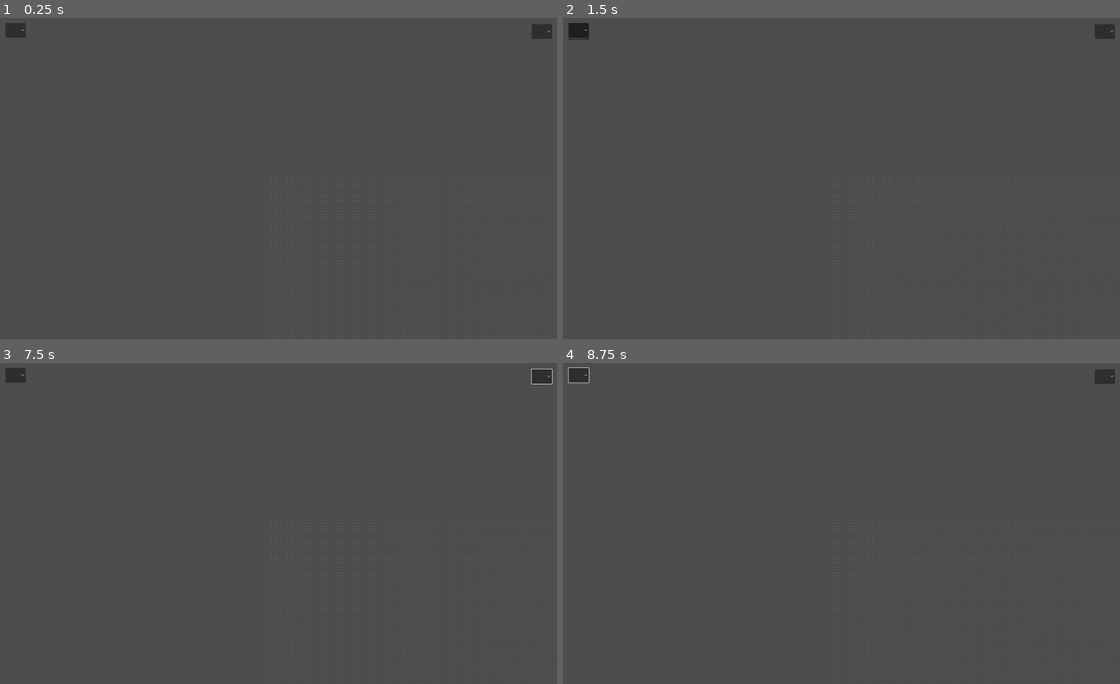
Above: before the commit, frames 1-4 (two rows, left to right).
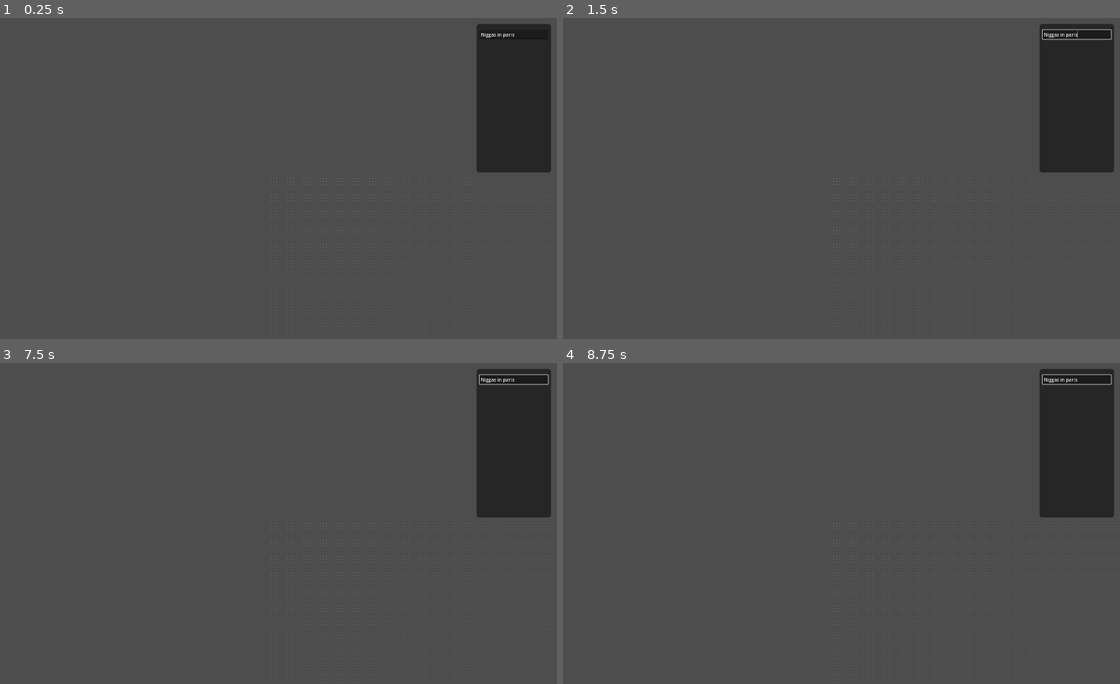
Above: after the commit, the same moments.

Repository: kankern69-max/game-godot
Game: Godot game, scene res://game.tscn
The game is run twice, just before and just after one commit, with the same random seed, the same clock (stepped at 60 frames per second) and the same inputs.
Inputs (mouse positions are in pixels of both pictures, inside the frame that each line leads up to):
- Up to frame 1 (0.25 s): no input
- Up to frame 2 (1.5 s): click (1103, 30) at 0.52 s; click (579, 30) at 1.27 s
- Up to frame 3 (7.5 s): tap Enter at 2, 3.5, 5 s; move the mouse to (395, 507) at 2.02 s; hold Right 2.03-2.78 s; tap Alt every 1.5 s from 2.1 to 6.6 s; click (395, 507) at 2.17 s; tap Space at 2.75, 4.25, 5.75 s; move the mouse to (155, 539) at 2.77 s; hold Down 2.78-3.53 s; tap Shift every 1.5 s from 2.85 to 7.35 s; move the mouse to (328, 452) at 3.52 s; hold Right 3.53-4.28 s; move the mouse to (245, 587) at 4.27 s; hold Up 4.28-5.03 s; click (245, 587) at 4.42 s; move the mouse to (440, 571) at 5.02 s; hold Left 5.03-6.53 s; move the mouse to (100, 475) at 5.77 s; move the mouse to (300, 523) at 6.52 s; hold Down 6.53-7.28 s; click (300, 523) at 6.67 s; move the mouse to (183, 443) at 7.27 s; hold Right from 7.28 s (still down)
- Up to frame 4 (8.75 s): move the mouse to (958, 507) at 8.02 s; release Right at 8.03 s; hold Up from 8.03 s (still down); tap Alt at 8.1 s

The runs differ from the first frame. In frame 1, 6.2% of the frame differs, in the area x 1-100%, y 1-49%; in frame 2, 6.2%; in frame 3, 6.2%; in frame 4, 6.2%.

Commit message:
Add base components, circuit manager, UI, and Global
Adds component framework and UI: new Base_component script/scene and atlas, component resource edits (fix description spelling, diode type as enum), and a new UI scene integrated into game.tscn. Introduces a circuit_manager with an iterative solver (initial implementation) and a Global singleton autoload (mode enum). Updates project.godot to register the autoload and texture setting. Note: UI search placeholder text should be replaced, and the circuit solver/battery handling requires verification and minor fixes.

Diff:
--- /dev/null
+++ b/pcd-desinger-v-1/components/component_atlas.tres
@@ -0,0 +1,7 @@
+[gd_resource type="AtlasTexture" format=3 uid="uid://bxxegb575av00"]
+
+[ext_resource type="Texture2D" uid="uid://bt07dal3bthaj" path="res://components/texture_v1.png" id="1_qg0io"]
+
+[resource]
+atlas = ExtResource("1_qg0io")
+region = Rect2(0, 0, 32, 32)
--- /dev/null
+++ b/pcd-desinger-v-1/components/component_base.gd
@@ -0,0 +1,87 @@
+extends Node2D
+class_name Base_component
+
+@onready var sprite: Sprite2D = $Sprite2D
+const atlas := preload("res://components/component_atlas.tres")
+
+@export var component_data: Component
+
+var voltage: float
+var current: float
+var power: float
+var is_powered: bool = false
+var connected_components: Array[Base_component] = []
+
+func _ready():
+	if not component_data:
+		push_error("No component_data assigned to %s" % name)
+		return
+
+	var texture = atlas.duplicate()
+	texture.region = Rect2(component_data.atlas_coords, component_data.footprint)
+	sprite.texture = texture
+
+	add_to_group("circuit_components")
+
+func connect_to(other: Base_component):
+	if other not in connected_components:
+		connected_components.append(other)
+
+func update_simulation():
+	if Global.current_mode == Global.MODE.ARCADE:
+		_update_arcade()
+	else:
+		_update_simulator()
+
+	_update_visuals()
+
+func _update_arcade():
+	var visited = {}
+	is_powered = _has_power_path(visited)
+
+	if is_powered:
+		current = 1.0
+	else:
+		current = 0.0
+
+func _has_power_path(visited: Dictionary) -> bool:
+	if self in visited:
+		return false
+	visited[self] = true
+
+	if component_data.component_type == "battery":
+		return true
+
+	for comp in connected_components:
+		if comp._has_power_path(visited):
+			return true
+
+	return false
+
+func _update_simulator():
+	var resistance = _get_resistance()
+	if resistance > 0 and connected_components.size() > 0:
+		var voltage_drop = voltage - connected_components[0].voltage
+		current = abs(voltage_drop / resistance)
+	else:
+		current = 0.0
+
+	power = current * current * resistance if resistance > 0 else 0.0
+
+func _update_visuals():
+	pass
+
+func _get_resistance() -> float:
+	match component_data.component_type:
+		"resistor":
+			return component_data.resistance
+		_:
+			return 0.0
+
+func set_voltage(v: float):
+	voltage = v
+
+func get_voltage() -> float:
+	if component_data.component_type == "battery":
+		return 5.0
+	return voltage
--- /dev/null
+++ b/pcd-desinger-v-1/components/component_base.tscn
@@ -0,0 +1,10 @@
+[gd_scene format=3 uid="uid://dodlmk41wfmqb"]
+
+[ext_resource type="Script" uid="uid://b5vy02vn7sva0" path="res://components/component_base.gd" id="1_3mhuv"]
+[ext_resource type="Texture2D" uid="uid://bxxegb575av00" path="res://components/component_atlas.tres" id="2_3mhuv"]
+
+[node name="ComponentBase" type="Node2D" unique_id=1039253454]
+script = ExtResource("1_3mhuv")
+
+[node name="Sprite2D" type="Sprite2D" parent="." unique_id=1606355850]
+texture = ExtResource("2_3mhuv")
--- a/pcd-desinger-v-1/components/resource_scripts/Component_main.gd
+++ b/pcd-desinger-v-1/components/resource_scripts/Component_main.gd
@@ -4,7 +4,7 @@
 @export var component_id: String
 @export var component_name: String
 @export var component_type: String
-@export var discription: String
+@export var description: String
 @export var footprint: Vector2i
 @export var cost: float
 @export var atlas_coords: Vector2i
--- a/pcd-desinger-v-1/components/resource_scripts/diode.gd
+++ b/pcd-desinger-v-1/components/resource_scripts/diode.gd
@@ -1,7 +1,9 @@
 extends Component
 class_name Diode
 
+enum TYPE {LED, normal}
+
 @export var forward_voltage: float 				#voltage drop
 @export var reverse_breakdown_voltage: float	#peak inverse voltage
-@export var diode_type: String					# "led" "normal"
+@export var diode_type: TYPE					# "led" "normal"
 @export var color: Color						# if led else null
--- a/pcd-desinger-v-1/game.tscn
+++ b/pcd-desinger-v-1/game.tscn
@@ -2,6 +2,7 @@
 
 [ext_resource type="Script" uid="uid://xpmra5s8bdt" path="res://mainSystems/game.gd" id="1_e2o6t"]
 [ext_resource type="Script" uid="uid://mef8qbjikaq3" path="res://cables.gd" id="2_e2o6t"]
+[ext_resource type="PackedScene" uid="uid://ofdnf06ntncc" path="res://ui/ui.tscn" id="3_feb5d"]
 
 [sub_resource type="GDScript" id="GDScript_80nbo"]
 script/source = "extends Camera2D
@@ -40,12 +41,7 @@
 script/source = "extends Node2D
 var dotDistance: int = 8
 const boardSize: Vector2i = Vector2i(1920,1080)
-# Called when the node enters the scene tree for the first time.
-func _ready() -> void:
-	pass # Replace with function body.
 
-
-# Called every frame. 'delta' is the elapsed time since the previous frame.
 func _process(delta: float) -> void:
 	pass
 func _draw() -> void:
@@ -62,30 +58,6 @@
 limit_enabled = false
 script = SubResource("GDScript_80nbo")
 
-[node name="UI" type="CanvasLayer" parent="Camera2D" unique_id=743095973]
-
-[node name="ui" type="Control" parent="Camera2D/UI" unique_id=856846318]
-layout_mode = 3
-anchors_preset = 0
-offset_left = 1.0
-offset_top = -1.0
-offset_right = 1927.0
-offset_bottom = 1076.0
-
-[node name="OptionButton" type="OptionButton" parent="Camera2D/UI/ui" unique_id=1215917019]
-layout_mode = 0
-offset_left = 1834.0
-offset_top = 22.0
-offset_right = 1902.0
-offset_bottom = 71.0
-
-[node name="OptionButton2" type="OptionButton" parent="Camera2D/UI/ui" unique_id=728079131]
-layout_mode = 0
-offset_left = 68.0
-offset_top = 18.0
-offset_right = 136.0
-offset_bottom = 67.0
-
 [node name="BuildingGrid" type="Node2D" parent="." unique_id=214479926]
 script = SubResource("GDScript_e2o6t")
 
@@ -94,5 +66,4 @@
 
 [node name="Compoents" type="Node2D" parent="BuildingGrid" unique_id=113458643]
 
-[node name="startScreen" type="Node2D" parent="." unique_id=1702086162]
-visible = false
+[node name="UI" parent="." unique_id=209732671 instance=ExtResource("3_feb5d")]
--- /dev/null
+++ b/pcd-desinger-v-1/mainSystems/circuit_manager.gd
@@ -0,0 +1,60 @@
+extends Node
+
+const SOLVER_ITERATIONS = 20
+
+var components: Array[Base_component] = []
+var batteries: Array[Base_component] = []
+var ground: Base_component
+
+func _ready():
+	_rebuild_graph()
+
+func _rebuild_graph():
+#	components = get_tree().get_nodes_in_group("circuit_components")
+	batteries = components.filter(func(c): return c.component_data.component_type == "battery")
+	ground = components.filter(func(c): return c.component_data.component_type == "ground")[0] if components.any(func(c): return c.component_data.component_type == "ground") else null
+
+func _process(delta):
+	if Global.current_mode == Global.MODE.ARCADE:
+		for comp in components:
+			comp.update_simulation()
+	else:
+		_solve_circuit()
+		for comp in components:
+			comp.update_simulation()
+
+func _solve_circuit():
+	for iterations in range(SOLVER_ITERATIONS):
+		var max_change = 0.0
+
+		for comp in components:
+			if comp.component_data.component_type == "ground":
+				comp.voltage = 0.0
+				continue
+
+			var old_v = comp.voltage
+			var new_v = _calculate_node_voltage(comp)
+			comp.voltage = new_v
+			max_change = maxf(max_change, abs(new_v - old_v))
+
+		if max_change < 0.001:
+			break
+
+func _calculate_node_voltage(node: Base_component) -> float:
+	var sum_g = 0.0
+	var sum_gv = 0.0
+
+	for neighbor in node.connected_components:
+		var r = neighbor._get_resistance()
+		if r > 0:
+			var g = 1.0 / r
+			sum_g += g
+			sum_gv += neighbor.voltage * g
+
+	for battery in batteries:
+		if battery in node.connected_components:
+			var g = 1.0 / maxf(battery._get_resistance(), 0.01)
+			sum_g += g
+			sum_gv == battery.get_voltage() * g
+
+	return 0.0
--- a/pcd-desinger-v-1/project.godot
+++ b/pcd-desinger-v-1/project.godot
@@ -14,6 +14,10 @@
 run/main_scene="uid://dk3yvefch2caj"
 config/features=PackedStringArray("4.6", "Forward Plus")
 
+[autoload]
+
+Global="*uid://dsedamw5vypyl"
+
 [display]
 
 window/size/viewport_width=1920
@@ -29,6 +33,7 @@
 
 [rendering]
 
+textures/canvas_textures/default_texture_filter=0
 rendering_device/driver.windows="d3d12"
 renderer/rendering_method="gl_compatibility"
 renderer/rendering_method.mobile="gl_compatibility"
--- /dev/null
+++ b/pcd-desinger-v-1/singeltons/Global.gd
@@ -0,0 +1,5 @@
+extends Node
+
+enum MODE {ARCADE, SIMULATOR}
+
+var current_mode: MODE = MODE.ARCADE
--- /dev/null
+++ b/pcd-desinger-v-1/ui/ui.tscn
@@ -0,0 +1,53 @@
+[gd_scene format=3 uid="uid://ofdnf06ntncc"]
+
+[sub_resource type="StyleBoxFlat" id="StyleBoxFlat_ofb81"]
+bg_color = Color(0, 0, 0, 0.5)
+corner_radius_top_left = 10
+corner_radius_top_right = 10
+corner_radius_bottom_right = 10
+corner_radius_bottom_left = 10
+
+[node name="UI" type="CanvasLayer" unique_id=209732671]
+
+[node name="Control" type="Control" parent="." unique_id=765363962]
+layout_mode = 3
+anchors_preset = 15
+anchor_right = 1.0
+anchor_bottom = 1.0
+grow_horizontal = 2
+grow_vertical = 2
+
+[node name="Component" type="Panel" parent="Control" unique_id=1102487387]
+layout_mode = 1
+anchors_preset = 1
+anchor_left = 1.0
+anchor_right = 1.0
+offset_left = -270.0
+offset_top = 20.0
+offset_right = -20.0
+offset_bottom = 520.0
+grow_horizontal = 0
+theme_override_styles/panel = SubResource("StyleBoxFlat_ofb81")
+
+[node name="SearchBar" type="PanelContainer" parent="Control/Component" unique_id=518766399]
+custom_minimum_size = Vector2(230, 30)
+layout_mode = 0
+offset_left = 10.0
+offset_top = 20.0
+offset_right = 240.0
+offset_bottom = 51.0
+
+[node name="LineEdit" type="LineEdit" parent="Control/Component/SearchBar" unique_id=1855956409]
+layout_mode = 2
+text = "Niggas in paris"
+
+[node name="VBoxContainer" type="ScrollContainer" parent="Control/Component" unique_id=480508602]
+layout_mode = 0
+offset_left = 10.0
+offset_top = 100.0
+offset_right = 240.0
+offset_bottom = 480.0
+
+[node name="VBoxContainer" type="VBoxContainer" parent="Control/Component/VBoxContainer" unique_id=183747797]
+custom_minimum_size = Vector2(230, 100)
+layout_mode = 2
Not shown, added: pcd-desinger-v-1/components/component_base.gd.uid
Not shown, added: pcd-desinger-v-1/mainSystems/circuit_manager.gd.uid
Not shown, added: pcd-desinger-v-1/singeltons/Global.gd.uid
